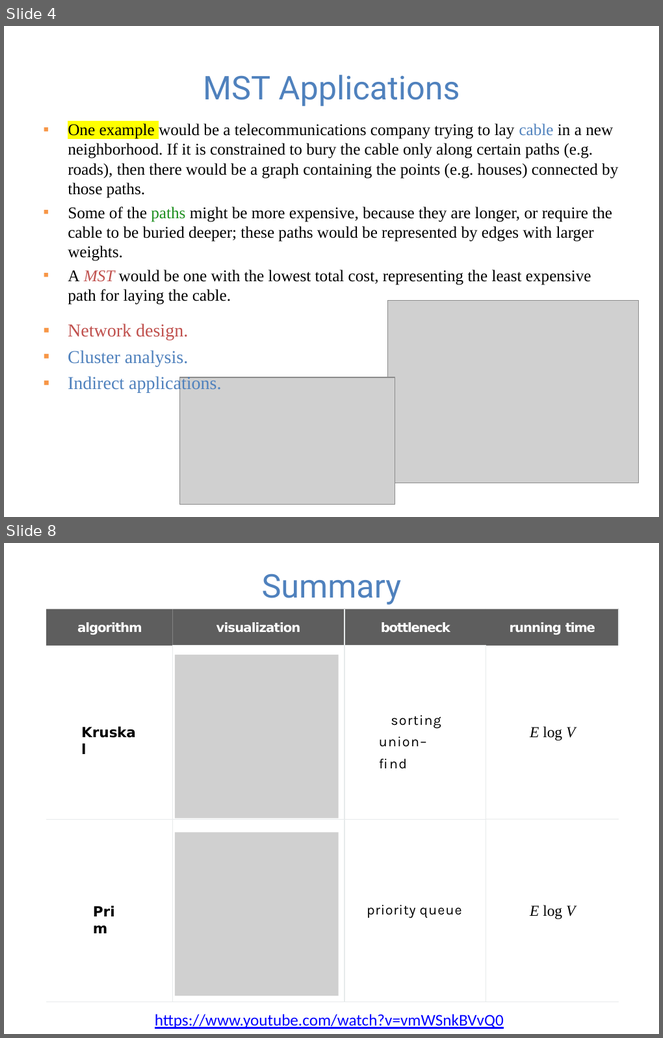
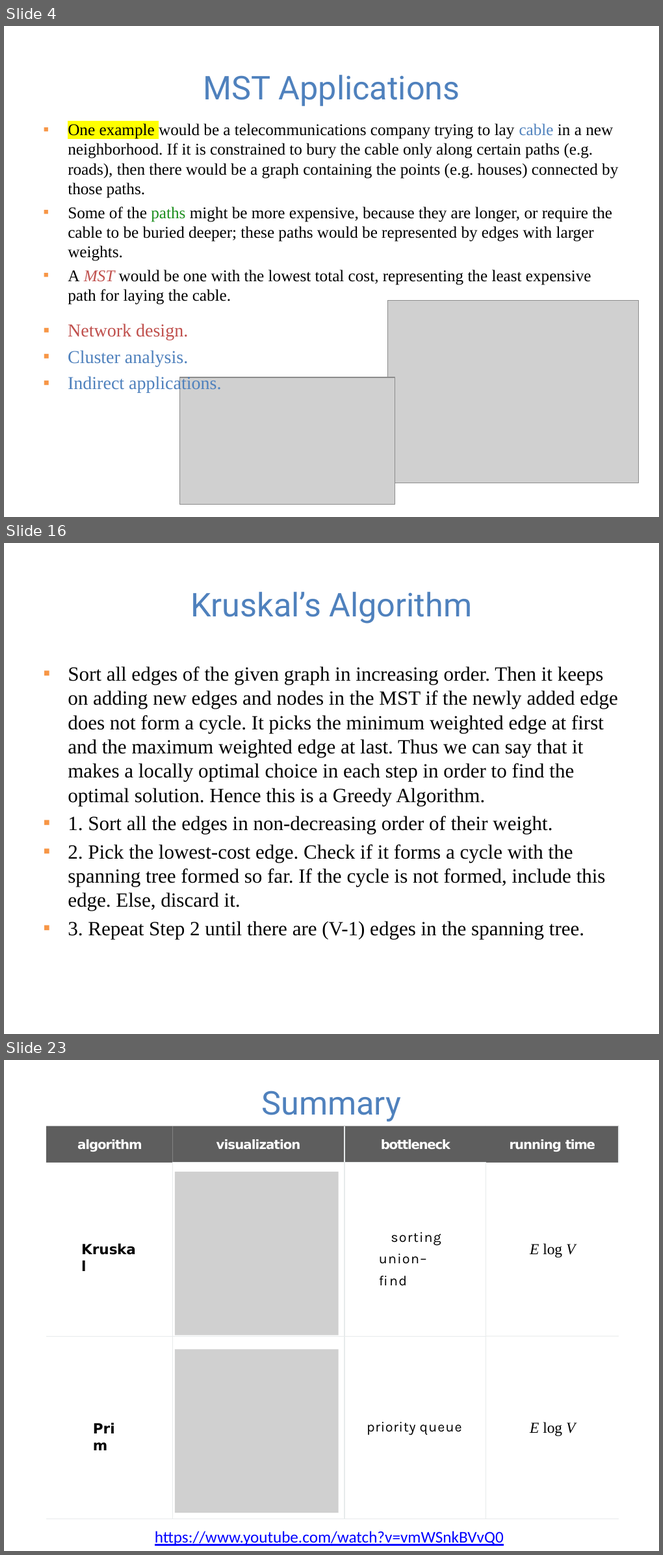
Before and after one commit to guhofstra/CSC111Fa25, a slide deck: PPTs/Lecture 12-minimum spanning trees.pptx. Shown one above the other, each under a label of ours: slides 4 and 8 before the commit, slides 4, 16 and 23 after it; the slides between them are not shown. The pictures are 663x1038 and 663x1555 pixels, drawn with LibreOffice and Linux fonts; fonts in the diff are those of the drawing; grey boxes stand for pictures. Boxes give left, top, right and bottom in pixels: in the first picture for what was removed or moved away, otherwise in the second. Text is boxed around its words. In the diff, an @@ line names an element or a change of style, - is before the commit and + after.

```diff
--- a/PPTs/Lecture 12-minimum spanning trees.pptx
+++ b/PPTs/Lecture 12-minimum spanning trees.pptx
@@ slide 16 added at bbox=[4, 543, 659, 1034], background #FFFFFF @@
@@ title added at bbox=[191, 592, 473, 624], 36 pt, text #4F81BD @@
+Kruskal’s Algorithm
@@ text added at bbox=[68, 667, 618, 939], 22.2 pt, text #000000 @@
+▪ Sort all edges of the given graph in increasing order. Then it keeps on adding new edges and nodes in the MST if the newly added edge does not form a cycle. It picks the minimum weighted edge at first and the maximum weighted edge at last. Thus we can say that it makes a locally optimal choice in each step in order to find the optimal solution. Hence this is a Greedy Algorithm.
+▪ 1. Sort all the edges in non-decreasing order of their weight.
+▪ 2. Pick the lowest-cost edge. Check if it forms a cycle with the spanning tree formed so far. If the cycle is not formed, include this edge. Else, discard it.
+▪ 3. Repeat Step 2 until there are (V-1) edges in the spanning tree.
@@ what was slide 8 is now slide 23 @@
```
Also in this commit, not shown: 4 slides changed, 15 other slides added, 3 other files.
